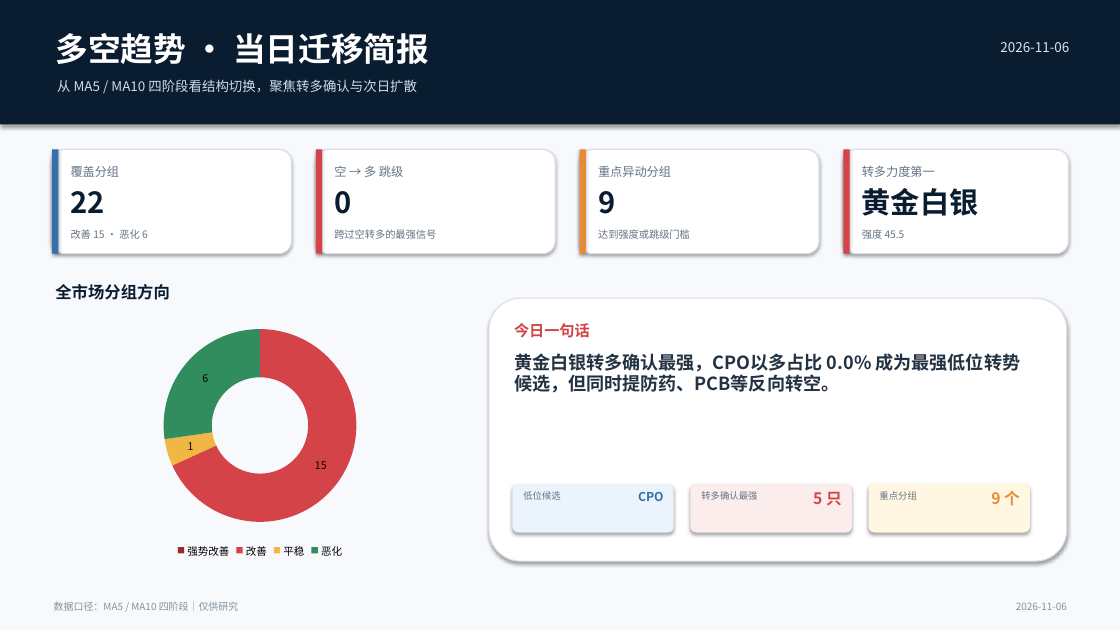
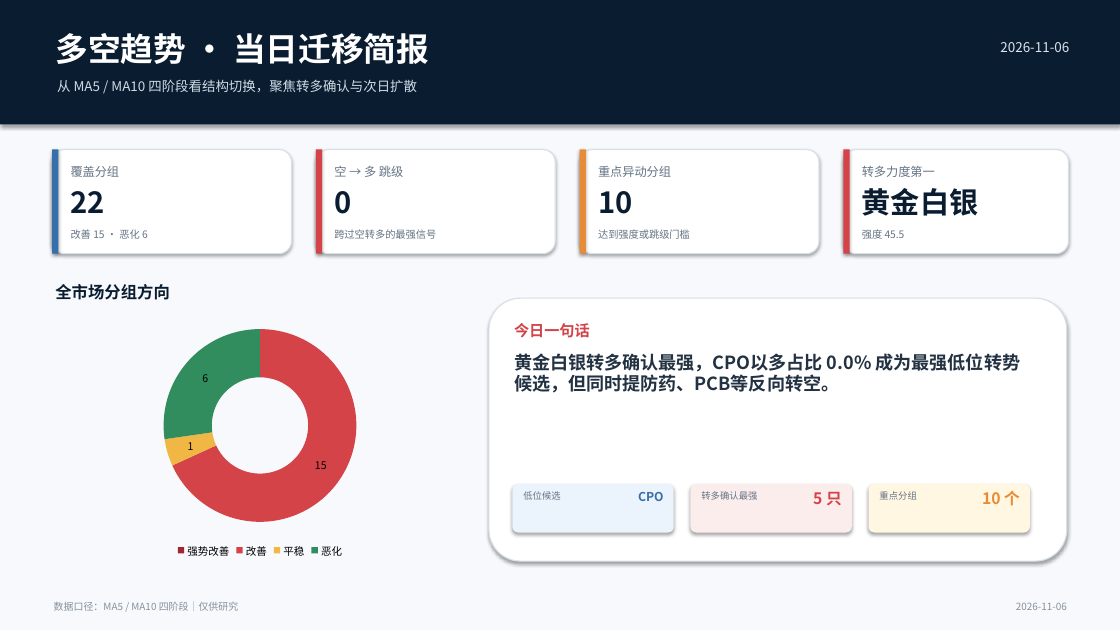
Before and after one commit to nancybhc/a-share-blast-lab, a slide deck: slide 1 of assets/多空阶段简报_2026-11-06.pptx. Drawn at 1120x630 pixels with LibreOffice and Linux fonts; fonts in the diff are those of the drawing. Boxes give left, top, right and bottom in pixels: in the first picture for what was removed or moved away, otherwise in the second. Text is boxed around its words. In the diff, an @@ line names an element or a change of style, - is before the commit and + after.

```diff
--- a/assets/多空阶段简报_2026-11-06.pptx
+++ b/assets/多空阶段简报_2026-11-06.pptx
@@ text at (598,191,632,214): text changed @@
-9
+10
@@ text at (982,491,1020,506): text changed @@
-9 个
+10 个
```
Also in this commit, not shown: 3 other slides changed, 9 other files.
